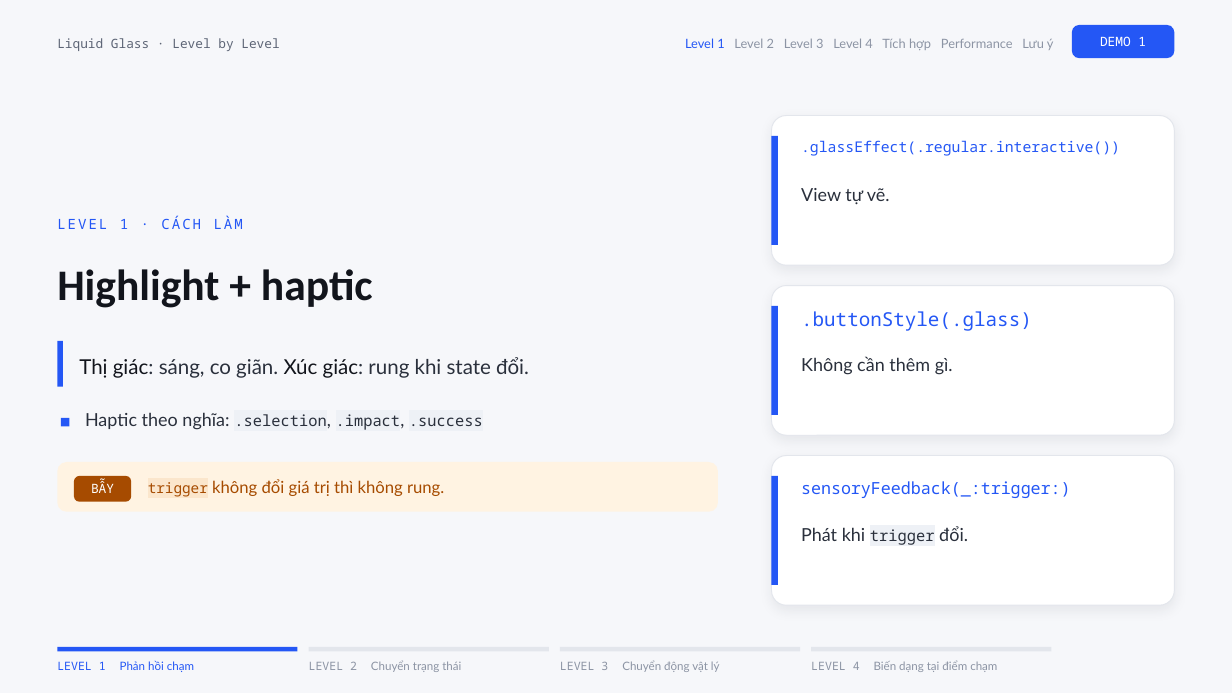
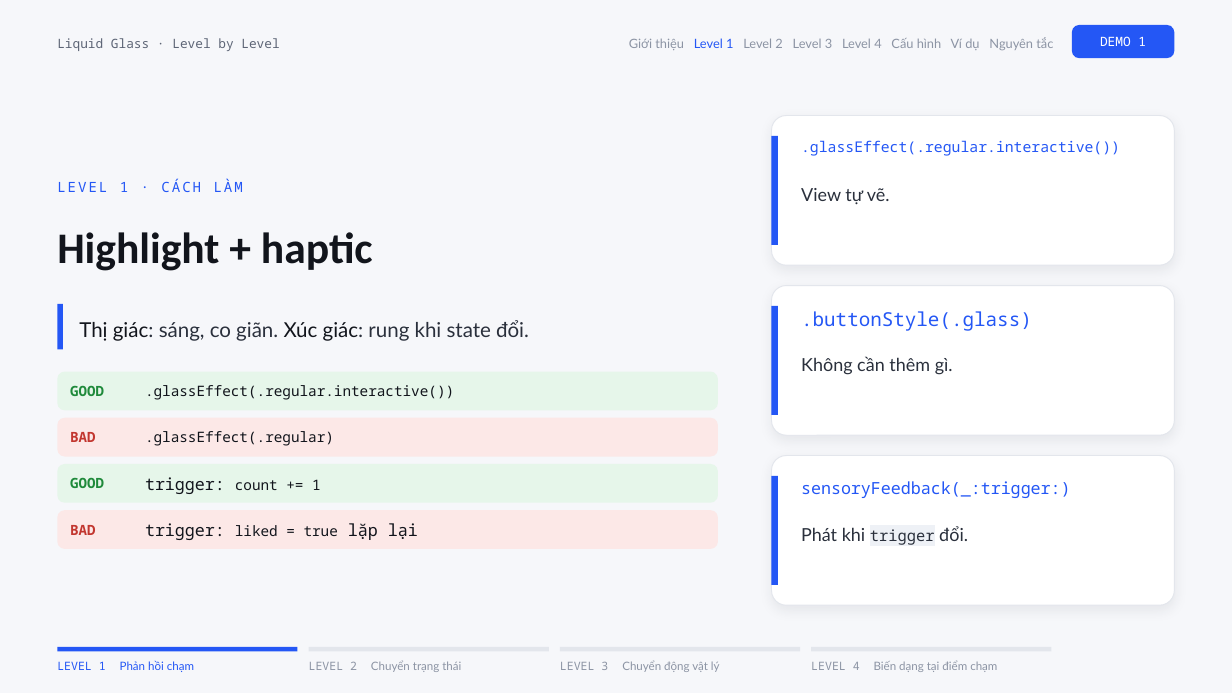
Before and after one commit to matech03/workshop-liquid-glass, a slide deck: slide 5 of slides/Trai-nghiem-Liquid-Glass.pptx (slide 4 before the commit). Drawn at 1232x693 pixels with LibreOffice and Linux fonts; fonts in the diff are those of the drawing. Boxes give left, top, right and bottom in pixels: in the first picture for what was removed or moved away, otherwise in the second. Text is boxed around its words. In the diff, an @@ line names an element or a change of style, - is before the commit and + after.

```diff
--- a/slides/Trai-nghiem-Liquid-Glass.pptx
+++ b/slides/Trai-nghiem-Liquid-Glass.pptx
@@ text at box(629, 37, 1053, 50): text changed @@
-Level 1 Level 2 Level 3 Level 4 Tích hợp Performance Lưu ý
+Giới thiệu Level 1 Level 2 Level 3 Level 4 Cấu hình Ví dụ Nguyên tắc
@@ 3 texts, 1 rectangle: place and size @@
-3 texts, 1 rectangle at box(57, 215, 529, 386)
+3 texts, 1 rectangle at box(57, 178, 529, 349)
@@ rounded rectangle added at box(57, 372, 718, 410), fill #E6F6EA @@
@@ text added at box(70, 385, 104, 396), 11 pt, text #1F8A3B, bold @@
+GOOD
@@ text added at box(145, 385, 454, 400), 11.2 pt, text #12151C @@
+.glassEffect(.regular.interactive())
@@ rounded rectangle added at box(57, 418, 718, 457), fill #FCE8E7 @@
@@ rectangle removed at box(61, 418, 69, 426) @@
@@ text removed at box(85, 412, 483, 430) @@
-Haptic theo nghĩa: .selection, .impact, .success
@@ text added at box(70, 432, 95, 442), 11 pt, text #C2362F, bold @@
+BAD
@@ text added at box(145, 431, 334, 446), 11.2 pt, text #12151C @@
+.glassEffect(.regular)
@@ rounded rectangle: place and size @@
-rounded rectangle at box(57, 462, 718, 512)
+rounded rectangle at box(57, 464, 718, 503)
@@ rounded rectangle at box(57, 464, 718, 503): fill #FFF3E2 to #E6F6EA; proportions changed @@
@@ text added at box(70, 477, 104, 488), 11 pt, text #1F8A3B, bold @@
+GOOD
@@ rounded rectangle removed at box(74, 476, 131, 502) @@
@@ text added at box(145, 477, 321, 494), 13 pt, text #12151C @@
+trigger: count += 1
@@ text removed at box(148, 479, 444, 497) @@
-trigger không đổi giá trị thì không rung.
@@ text removed at box(91, 481, 114, 493) @@
-BẪY
@@ rounded rectangle added at box(57, 510, 718, 549), fill #FCE8E7 @@
@@ text added at box(70, 525, 95, 535), 11 pt, text #C2362F, bold @@
+BAD
@@ text added at box(145, 523, 418, 540), 13 pt, text #12151C @@
+trigger: liked = true lặp lại
```
Also in this commit, not shown: 11 other slides changed, 6 slides added, 5 slides removed, 51 other files.
